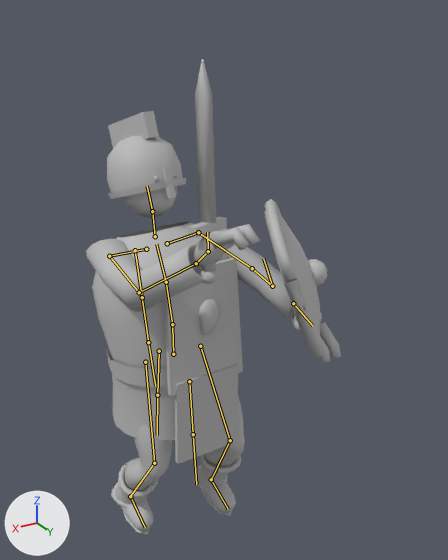
The glTF model assets/units/minion_melee.glb as it was, and as the next commit left it.
The view is the same before and after, from a 50 mm camera at (0.617, 1.331, 1.356) aimed at (-0.135, 0.078, 0.729). The lights are fixed; the arrows at lower left show +X, +Y and +Z. The picture after the commit comes second. Both versions are drawn at frame 9 of the action 'attack'; the numbers are the values there. The bones that change, and the others that lie on the model, are drawn over the model as lines.

The first picture shows 'Body', 'Boot_l', 'Boot_r', 'Hand_l', 'Hand_r', 'Head', 'Leg_l', 'Leg_r', 'Shield', 'Sleeve_l', 'Sleeve_r', 'Sword'.
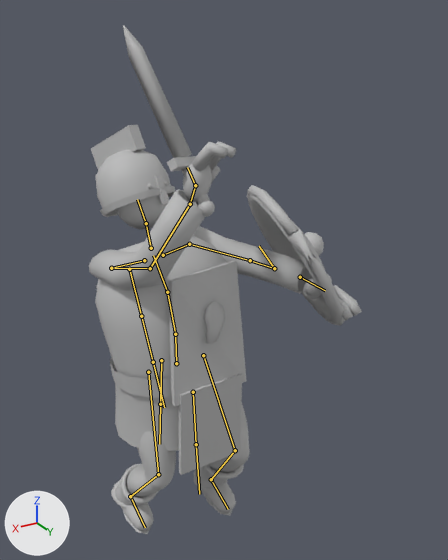
Location of each change, [x1, y1, x2, y2] in pixels of the pictures (448 x 560 px):
'Body', posed
    before: [92, 222, 243, 464]
    after: [95, 236, 247, 475]
'Sleeve_r', posed (38% taller)
    before: [86, 239, 204, 312]
    after: [89, 189, 205, 290]
'Head', posed (6% wider)
    before: [107, 111, 186, 217]
    after: [91, 125, 175, 230]
'Shield', posed (57% wider, 12% shorter)
    before: [265, 199, 327, 359]
    after: [247, 185, 345, 325]
'Sword', posed (127% wider, 14% shorter)
    before: [187, 60, 227, 284]
    after: [123, 25, 215, 217]
'Sleeve_l', posed
    before: [219, 228, 294, 318]
    after: [193, 226, 310, 294]
'Leg_r', posed (6% wider)
    before: [111, 425, 172, 508]
    after: [111, 431, 176, 509]
'Hand_r', posed (19% narrower, 44% taller)
    before: [194, 224, 260, 266]
    after: [183, 141, 236, 202]
'Leg_l', posed (9% wider)
    before: [193, 396, 245, 491]
    after: [193, 402, 250, 492]
'Hand_l', posed (20% wider, 9% shorter)
    before: [292, 311, 341, 363]
    after: [303, 274, 362, 321]
bone 'hips', root to tip
    before: (173, 354) to (172, 326)
    after: (176, 363) to (175, 336)
bone 'spine', root to tip
    before: (172, 324) to (166, 282)
    after: (175, 334) to (167, 292)
bone 'chest', root to tip
    before: (166, 282) to (156, 244)
    after: (167, 292) to (153, 255)
bone 'upper_arm_l', root to tip
    before: (198, 232) to (252, 268)
    after: (189, 244) to (250, 260)
bone 'forearm_l', root to tip
    before: (252, 268) to (272, 286)
    after: (250, 260) to (274, 268)
bone 'upper_arm_r', root to tip
    before: (109, 256) to (139, 292)
    after: (111, 268) to (150, 268)
bone 'forearm_r', root to tip
    before: (139, 292) to (196, 263)
    after: (150, 268) to (190, 204)
bone 'thigh_l', root to tip
    before: (200, 346) to (230, 440)
    after: (203, 355) to (235, 450)
bone 'shin_l', root to tip
    before: (230, 440) to (211, 479)
    after: (235, 450) to (211, 479)
bone 'thigh_r', root to tip
    before: (145, 362) to (154, 463)
    after: (148, 372) to (158, 474)
bone 'shin_r', root to tip
    before: (154, 463) to (131, 495)
    after: (158, 474) to (131, 496)

What changed in the scene script:
```text
Change bone_hips:
    where bone_hips = bpy.data.objects['Rig'].pose.bones['hips']  # child of 'root'
    bone_hips.location: (0.0, -0.058, -0.048) -> (0.0, -0.079, -0.064)
Change bone_spine:
    where bone_spine = bpy.data.objects['Rig'].pose.bones['spine']  # child of 'hips'
    bone_spine.rotation_quaternion: (0.99, 0.127, 0.065, -0.004) -> (0.984, 0.159, 0.079, -0.008)  # degrees (15, 7, 1) -> degrees (18, 9, 1)
Change bone_chest:
    where bone_chest = bpy.data.objects['Rig'].pose.bones['chest']  # child of 'spine'
    bone_chest.rotation_quaternion: (0.999, 0.029, 0.036, -0.004) -> (0.992, 0.079, 0.099, -0.013)  # degrees (3, 4, 0) -> degrees (9, 11, -1)
Change bone_upper_arm_l:
    where bone_upper_arm_l = bpy.data.objects['Rig'].pose.bones['upper_arm_l']  # child of 'shoulder_l'
    bone_upper_arm_l.rotation_quaternion: (0.959, 0.234, -0.084, -0.138) -> (0.923, 0.313, -0.135, -0.179)  # degrees (28, -6, -18) -> degrees (39, -8, -25)
Change bone_forearm_l:
    where bone_forearm_l = bpy.data.objects['Rig'].pose.bones['forearm_l']  # child of 'upper_arm_l'
    bone_forearm_l.rotation_quaternion: (0.985, -0.168, 0.038, 0.02) -> (0.981, -0.188, 0.043, 0.022)  # degrees (-19, 5, 2) -> degrees (-22, 5, 2)
Change bone_upper_arm_r:
    where bone_upper_arm_r = bpy.data.objects['Rig'].pose.bones['upper_arm_r']  # child of 'shoulder_r'
    bone_upper_arm_r.rotation_quaternion: (0.904, 0.371, 0.088, 0.194) -> (0.828, 0.487, 0.144, 0.235)  # degrees (45, 1, 25) -> degrees (61, 1, 32)
Change bone_forearm_r:
    where bone_forearm_r = bpy.data.objects['Rig'].pose.bones['forearm_r']  # child of 'upper_arm_r'
    bone_forearm_r.rotation_quaternion: (0.994, -0.111, 0.016, 0.003) -> (0.996, -0.092, 0.014, 0.002)  # degrees (-13, 2, 0) -> degrees (-11, 2, 0)
Change bone_thigh_l:
    where bone_thigh_l = bpy.data.objects['Rig'].pose.bones['thigh_l']  # child of 'hips'
    bone_thigh_l.rotation_quaternion: (0.986, 0.163, 0.008, 0.027) -> (0.983, 0.183, 0.009, 0.027)  # degrees (19, 0, 3) -> degrees (21, 0, 3)
Change bone_shin_l:
    where bone_shin_l = bpy.data.objects['Rig'].pose.bones['shin_l']  # child of 'thigh_l'
    bone_shin_l.rotation_quaternion: (0.936, -0.351, -0.003, -0.003) -> (0.907, -0.421, -0.004, -0.003)  # degrees (-41, 0, 0) -> degrees (-50, -1, 0)
Change bone_thigh_r:
    where bone_thigh_r = bpy.data.objects['Rig'].pose.bones['thigh_r']  # child of 'hips'
    bone_thigh_r.rotation_quaternion: (0.996, 0.09, -0.008, -0.027) -> (0.994, 0.105, -0.009, -0.028)  # degrees (10, -1, -3) -> degrees (12, -1, -3)
Change bone_shin_r:
    where bone_shin_r = bpy.data.objects['Rig'].pose.bones['shin_r']  # child of 'thigh_r'
    bone_shin_r.rotation_quaternion: (0.945, -0.328, 0.003, 0.0) -> (0.919, -0.394, 0.004, 0.0)  # degrees (-38, 0, 0) -> degrees (-46, 0, 0)
```
